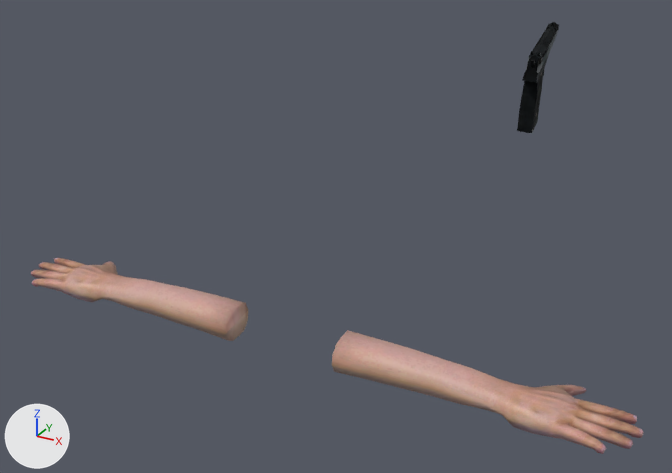
An edit to the glTF model Assets/Objects/Player/Viewmodels/Pistol/viewmodel_pistol.glb, drawn before and after from the same camera.
Rendered twice from a camera (50 mm lens) standing at (0.539, -0.877, 0.577) and looking at (-0.008, 0.116, 0.08). The axes (+X, +Y, +Z) are drawn at lower left. The lights are the same throughout. Where no turn or scale is listed for an object, it has been applied to the vertices. Vertices at the same position are counted once.

Objects in the first picture: 'Cylinder', 'hand.001'.
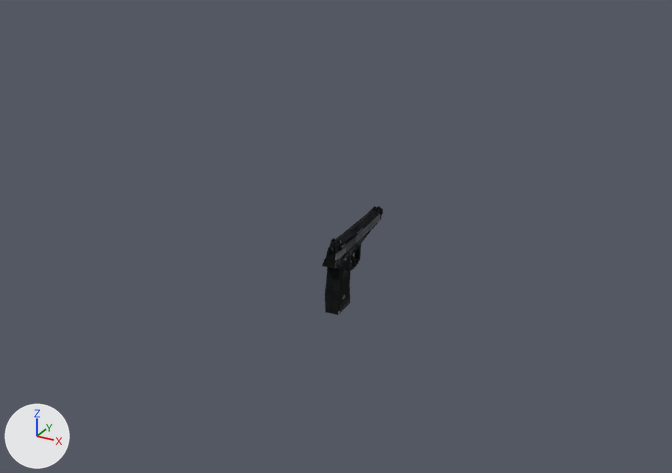
Where the newer file only moved an object's origin or applied its transform, the numbers keep the older frame.

Where the change shows, as pixel boxes (x1, y1, x2, y2) in the pictures (672 x 473 px):
'hand.001', deleted: before (31, 258, 644, 454)
'Cylinder', reshaped (44% wider): before (517, 22, 559, 133); after (322, 206, 383, 315)

What the commit changed:
me_cylinder has 263 vertices, 482 faces and spans x -0.045..-0.012, y 0.299..0.453, z 0.012..0.131.
me_cylinder is used by ob_cylinder; location (0.225, -0.079, 0.21).
me_cylinder part 1: the whole mesh is multiplied about its middle by the matrix ((0.991, 0.106, -0.077), (-0.098, 0.99, 0.104), (0.088, -0.096, 0.992)), then moved by (-0.188, -0.155, -0.241).
Object 'hand.001' (ob_hand_001) is deleted.
